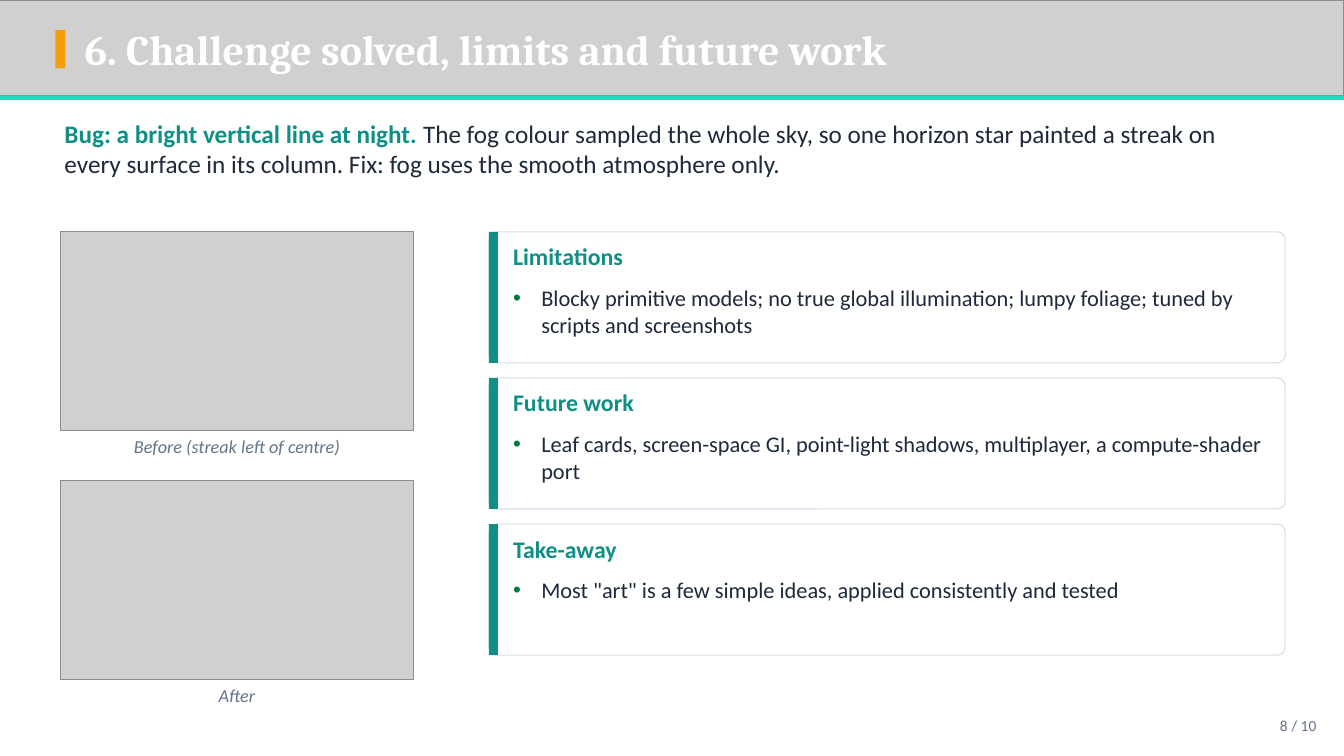
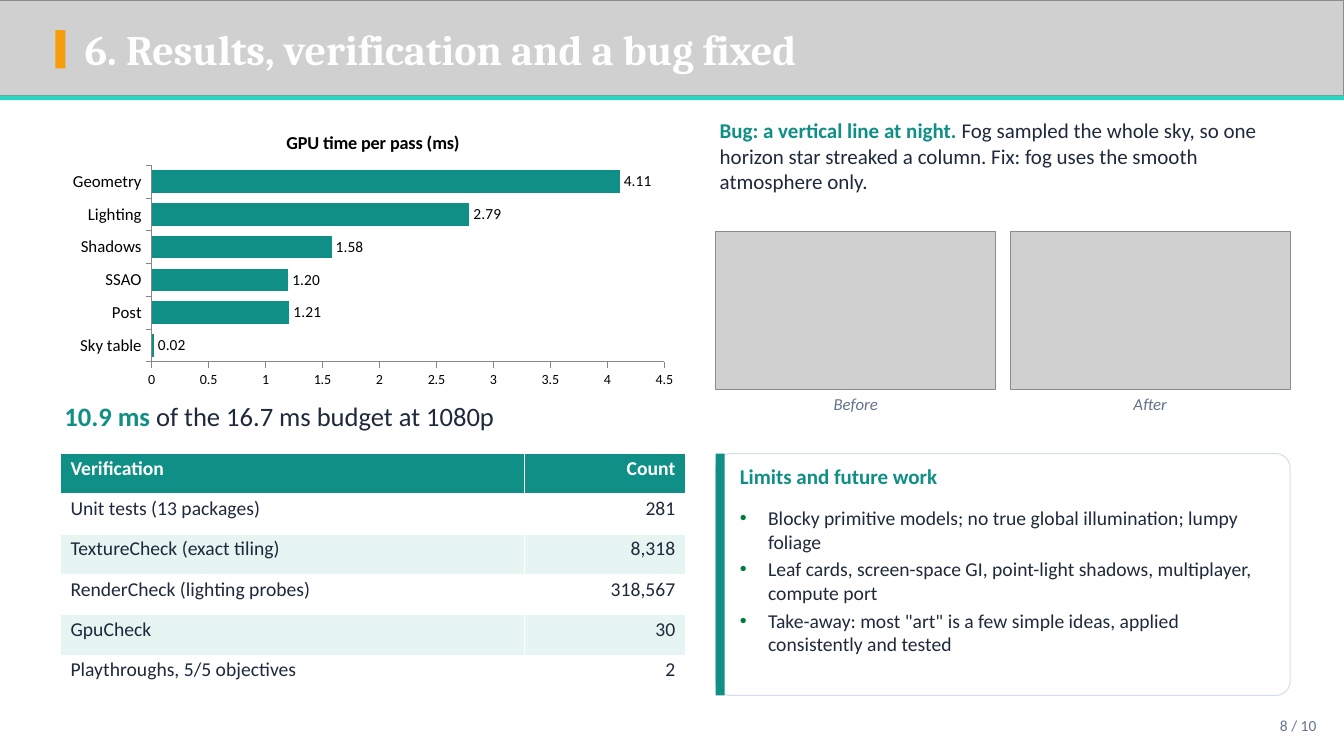
Before and after one commit to ShifatHasanGNS/Sentinel, a slide deck: slide 8 of Docs/Deliverables/Slides/Sentinel_Presentation.pptx. Drawn at 1344x756 pixels with LibreOffice and Linux fonts; fonts in the diff are those of the drawing; grey boxes stand for pictures; background and template pictures are left out. Boxes give left, top, right and bottom in pixels: in the first picture for what was removed or moved away, otherwise in the second. Text is boxed around its words. In the diff, an @@ line names an element or a change of style, - is before the commit and + after.

Commit message:
Slides: transformations and illumination-model pages (PPTX and PDF)

```diff
--- a/Docs/Deliverables/Slides/Sentinel_Presentation.pptx
+++ b/Docs/Deliverables/Slides/Sentinel_Presentation.pptx
@@ text at [85, 36, 796, 74]: text changed @@
-6. Challenge solved, limits and future work
+6. Results, verification and a bug fixed
@@ bar chart added at [60, 116, 686, 393] @@
+title "GPU time per pass (ms)"
+categories: Sky table, Post, SSAO, Shadows, Lighting, Geometry
+Series 1: 0.02, 1.21, 1.2, 1.58, 2.79, 4.11
@@ text at [720, 123, 1257, 193]: text changed; size 18 to 15 pt @@
-Bug: a bright vertical line at night. The fog colour sampled the whole sky, so one horizon star painted a streak on every surface in its column. Fix: fog uses the smooth atmosphere only.
+Bug: a vertical line at night. Fog sampled the whole sky, so one horizon star streaked a column. Fix: fog uses the smooth atmosphere only.
@@ rounded rectangle removed at [489, 232, 1286, 363] @@
@@ rectangle removed at [489, 232, 498, 363] @@
@@ picture: place and size @@
-picture at [60, 232, 413, 431]
+picture at [716, 232, 996, 389]
@@ picture: place and size @@
-picture at [60, 481, 413, 680]
+picture at [1010, 232, 1291, 389]
@@ text removed at [513, 248, 623, 265] @@
-Limitations
@@ text removed at [541, 290, 1233, 337] @@
-• Blocky primitive models; no true global illumination; lumpy foliage; tuned by scripts and screenshots
@@ rounded rectangle removed at [489, 378, 1286, 509] @@
@@ rectangle removed at [489, 378, 498, 509] @@
@@ text added at [64, 407, 494, 431], 19 pt, text #1E293B @@
+10.9 ms of the 16.7 ms budget at 1080p
@@ text added at [834, 398, 878, 412], 12 pt, text #64748B, italic @@
+Before
@@ text "After": place and size @@
-text "After" at [219, 689, 255, 702]
+text "After" at [1133, 398, 1167, 410]
@@ text "After" at [1133, 398, 1167, 410]: size 13 to 12 pt @@
@@ text removed at [134, 440, 340, 455] @@
-Before (streak left of centre)
@@ text removed at [541, 436, 1261, 483] @@
-• Leaf cards, screen-space GI, point-light shadows, multiplayer, a compute-shader port
@@ table added at [60, 454, 686, 696], 6 rows, 2 columns @@
+Verification | Count
+Unit tests (13 packages) | 281
+TextureCheck (exact tiling) | 8,318
+RenderCheck (lighting probes) | 318,567
+GpuCheck | 30
+Playthroughs, 5/5 objectives | 2
@@ rounded rectangle: place and size @@
-rounded rectangle at [489, 524, 1286, 655]
+rounded rectangle at [716, 454, 1291, 696]
@@ rectangle: place and size @@
-rectangle at [489, 524, 498, 655]
+rectangle at [716, 454, 725, 696]
@@ text at [740, 469, 937, 484]: text changed; size 17 to 15 pt @@
-Future work
+Limits and future work
@@ text at [768, 511, 1252, 654]: text changed; size 16 to 14 pt @@
-• Most "art" is a few simple ideas, applied consistently and tested
+• Blocky primitive models; no true global illumination; lumpy foliage
+• Leaf cards, screen-space GI, point-light shadows, multiplayer, compute port
+• Take-away: most "art" is a few simple ideas, applied consistently and tested
@@ text removed at [513, 541, 617, 562] @@
-Take-away
```
Also in this commit, not shown: 3 other slides changed, 2 slides added, 2 slides removed, 23 other files.
